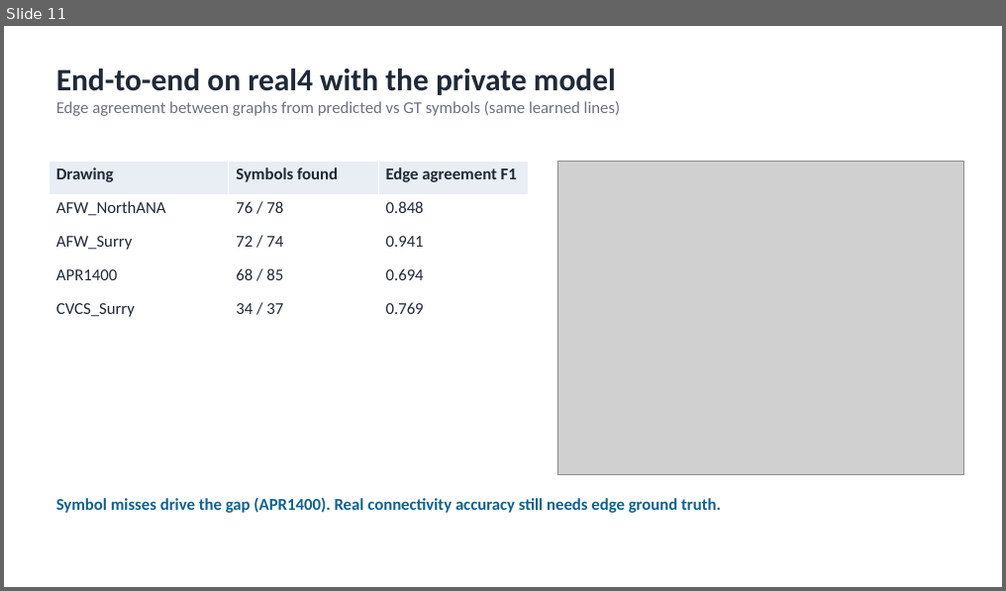
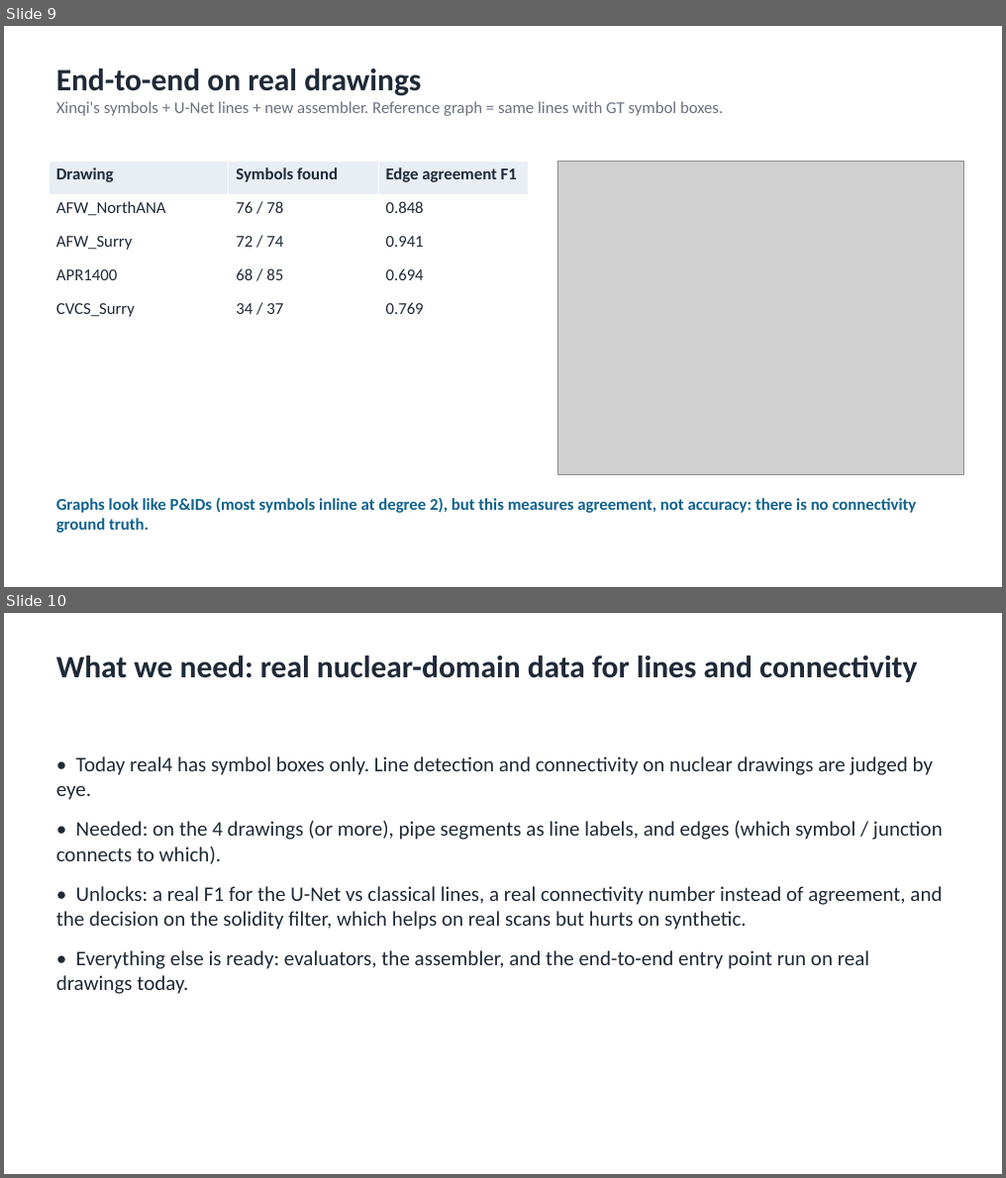
Before and after one commit to WeiKangda/PnIDAgent, a slide deck: weekly_update/2026-09-21_pipeline_accuracy_update.pptx. Shown one above the other, each under a label of ours: slide 11 before the commit, slides 9 and 10 after it. The pictures are 1006x591 and 1006x1178 pixels, drawn with LibreOffice and Linux fonts; fonts in the diff are those of the drawing; grey boxes stand for pictures. Boxes give left, top, right and bottom in pixels: in the first picture for what was removed or moved away, otherwise in the second. Text is boxed around its words. In the diff, an @@ line names an element or a change of style, - is before the commit and + after.

```diff
--- a/weekly_update/2026-09-21_pipeline_accuracy_update.pptx
+++ b/weekly_update/2026-09-21_pipeline_accuracy_update.pptx
@@ slide 10 added at bbox=[4, 613, 1002, 1174], background #FFFFFF @@
@@ text added at bbox=[56, 656, 918, 682], 30 pt, text #1F2937, bold @@
+What we need: real nuclear-domain data for lines and connectivity
@@ text added at bbox=[56, 757, 943, 994], 20 pt, text #1F2937 @@
+• Today real4 has symbol boxes only. Line detection and connectivity on nuclear drawings are judged by eye.
+• Needed: on the 4 drawings (or more), pipe segments as line labels, and edges (which symbol / junction connects to which).
+• Unlocks: a real F1 for the U-Net vs classical lines, a real connectivity number instead of agreement, and the decision on the solidity filter, which helps on real scans but hurts on synthetic.
+• Everything else is ready: evaluators, the assembler, and the end-to-end entry point run on real drawings today.
@@ what was slide 11 is now slide 9 @@
@@ slide 9 changed as well @@
@@ text at bbox=[56, 69, 723, 116]: text changed @@
-End-to-end on real4 with the private model
-Edge agreement between graphs from predicted vs GT symbols (same learned lines)
+End-to-end on real drawings
+Xinqi's symbols + U-Net lines + new assembler. Reference graph = same lines with GT symbol boxes.
@@ text at bbox=[56, 497, 917, 533]: text changed @@
-Symbol misses drive the gap (APR1400). Real connectivity accuracy still needs edge ground truth.
+Graphs look like P&IDs (most symbols inline at degree 2), but this measures agreement, not accuracy: there is no connectivity ground truth.
```
Also in this commit, not shown: 6 other slides changed, 3 other slides added, 7 slides removed, 4 other files.
